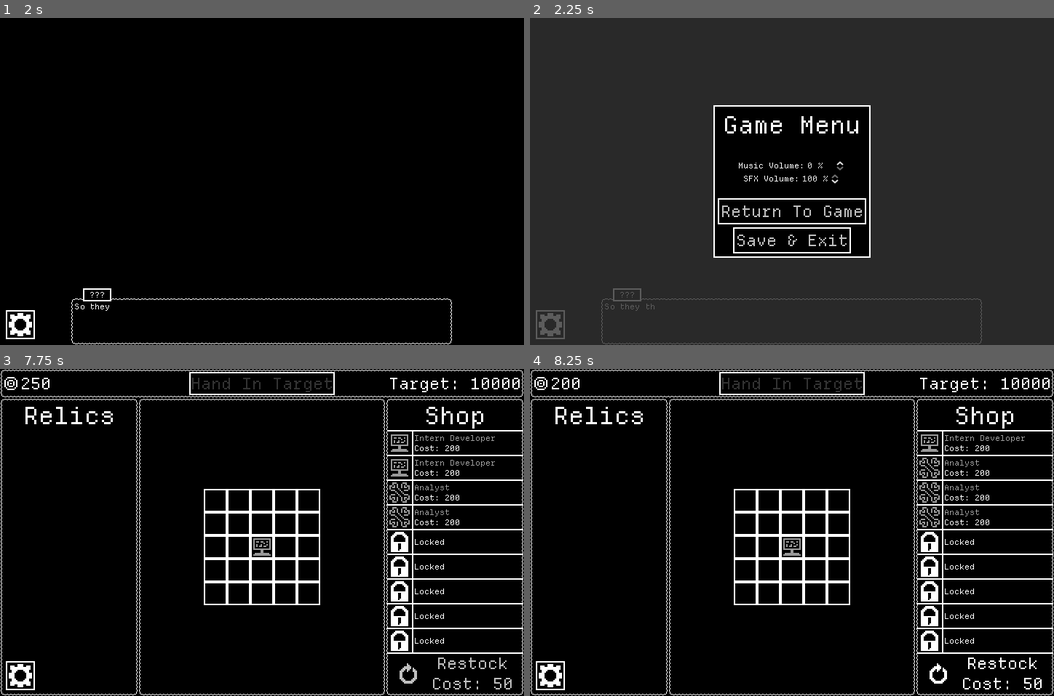
Above: before the commit, frames 1-4 (two rows, left to right).
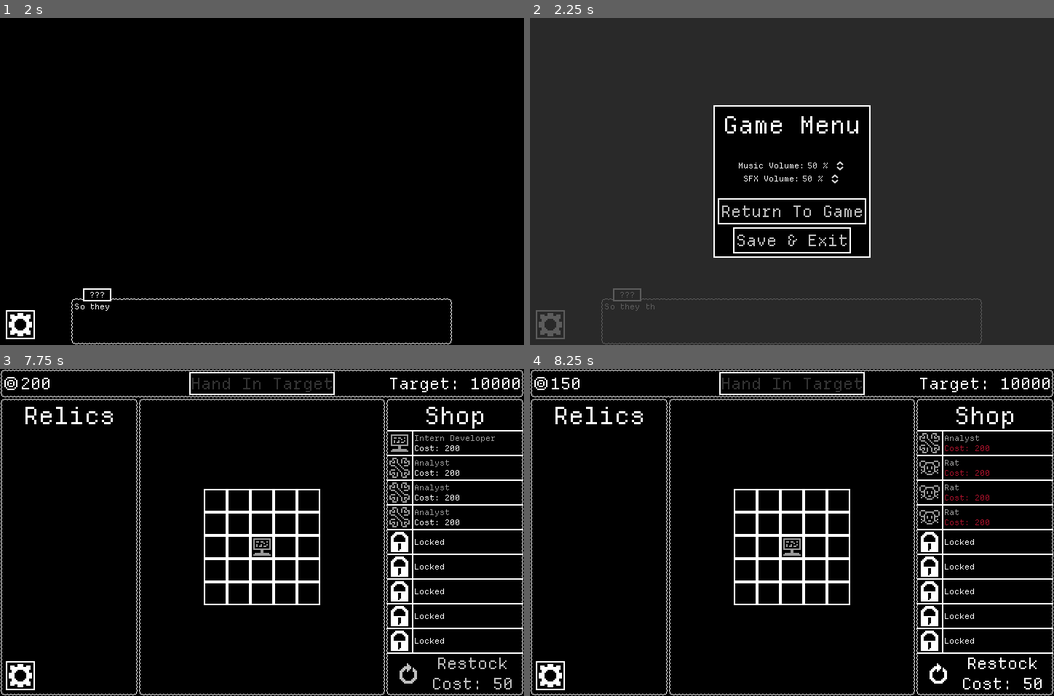
Above: after the commit, the same moments.

Repository: GemDust0/TooBigToFail
Game: Godot game, scene res://Scenes/Cutscenes/EmployeeBad.tscn
The game is run twice, just before and just after one commit, with the same random seed, the same clock (stepped at 60 frames per second) and the same inputs. This scene is started directly instead of the project's main scene.
Inputs (mouse positions are in pixels of both pictures, inside the frame that each line leads up to):
- Up to frame 1 (2 s): tap Enter (enter) at 0.5, 1.35 s; move the mouse to (377, 165) at 0.52 s; hold R (R, bound only after the commit) 0.53-1.28 s; click (377, 165) at 0.67 s; move the mouse to (157, 197) at 1.27 s; click (157, 197) at 1.42 s; tap R (R, bound only after the commit) at 1.55 s
- Up to frame 2 (2.25 s): click (550, 325) at 2 s
- Up to frame 3 (7.75 s): click "Return To Game" at 2.75 s; tap Space at 3.5, 6.5 s; move the mouse to (314, 460) at 3.52 s; press the mouse at (314, 460) at 3.53 s; tap R (R, bound only after the commit) at 3.8, 4.55, 5.85, 6.8, 7.55 s; tap Enter (enter) at 4.25, 5, 5.75 s; move the mouse to (235, 597) at 4.27 s; release the mouse at (235, 597) at 4.28 s; right-click (235, 597) at 4.35 s; click (235, 597) at 4.42 s; move the mouse to (419, 581) at 5.02 s; hold R (R, bound only after the commit) 5.03-5.78 s; click (419, 581) at 5.17 s; move the mouse to (104, 483) at 5.77 s; click (104, 483) at 5.92 s; move the mouse to (288, 532) at 6.52 s; hold Enter (enter) 6.53-7.28 s; click (288, 532) at 6.67 s; move the mouse to (183, 450) at 7.27 s; click (183, 450) at 7.35 s
- Up to frame 4 (8.25 s): click "Restock Cost: 50" at 8 s

Frame 1 is identical in both runs. In frame 2, less than 0.1% of the frame differs, in the area x 52-60%, y 44-50%; in frame 3, 0.2%; in frame 4, 0.8%, in the area x 4-95%, y 2-49%.

Commit message:
Volume/restock tweaks

Diff:
--- a/Scripts/AudioPlayer.gd
+++ b/Scripts/AudioPlayer.gd
@@ -1,10 +1,10 @@
 extends AudioStreamPlayer
 
-var max_volume: int = 4
-var default_volume: int = 2
+var max_volume: int = 2
+var default_volume: int = 1
 
-var max_sfx_volume: int = 4
-var cur_sfx_volume: float = linear_to_db(2)
+var max_sfx_volume: int = 2
+var cur_sfx_volume: float = linear_to_db(1)
 
 func _ready() -> void:
 	process_mode = Node.PROCESS_MODE_ALWAYS
--- a/Scripts/EmployeeShop.gd
+++ b/Scripts/EmployeeShop.gd
@@ -36,9 +36,11 @@
 
 func restock(ignore_cost: bool=false) -> void:
 	if CorporateSim.instance.money < 50 && !ignore_cost:
+		ButtonPress.play_sound(0.05, 0.6, 0.07)
 		return
 	elif !ignore_cost:
 		CorporateSim.instance.add_money(-50)
+	ButtonPress.play_sound(0.1, 1.1, 0.07)
 	for slot: ShopSlot in slots:
 		if slot.locked:
 			break
@@ -139,6 +141,8 @@
 				grid.description.change_show_locked(false, self)
 		else:
 			grid.description.change_show_locked(false, self)
+	elif event.is_action_pressed("R"):
+		restock()
 
 func upgrade_shop() -> void:
 	shop_level += 1
--- a/project.godot
+++ b/project.godot
@@ -59,6 +59,11 @@
 "events": [Object(InputEventMouseButton,"resource_local_to_scene":false,"resource_name":"","device":-1,"window_id":0,"a …(253 unchanged characters)…
 ]
 }
+R={
+"deadzone": 0.2,
+"events": [Object(InputEventKey,"resource_local_to_scene":false,"resource_name":"","device":-1,"window_id":0,"alt_pressed":false,"shift_pressed":false,"ctrl_pressed":false,"meta_pressed":false,"pressed":false,"keycode":0,"physical_keycode":82,"key_label":0,"unicode":114,"location":0,"echo":false,"script":null)
+]
+}
 
 [physics]
 
Binary file removed: Settings.txt
